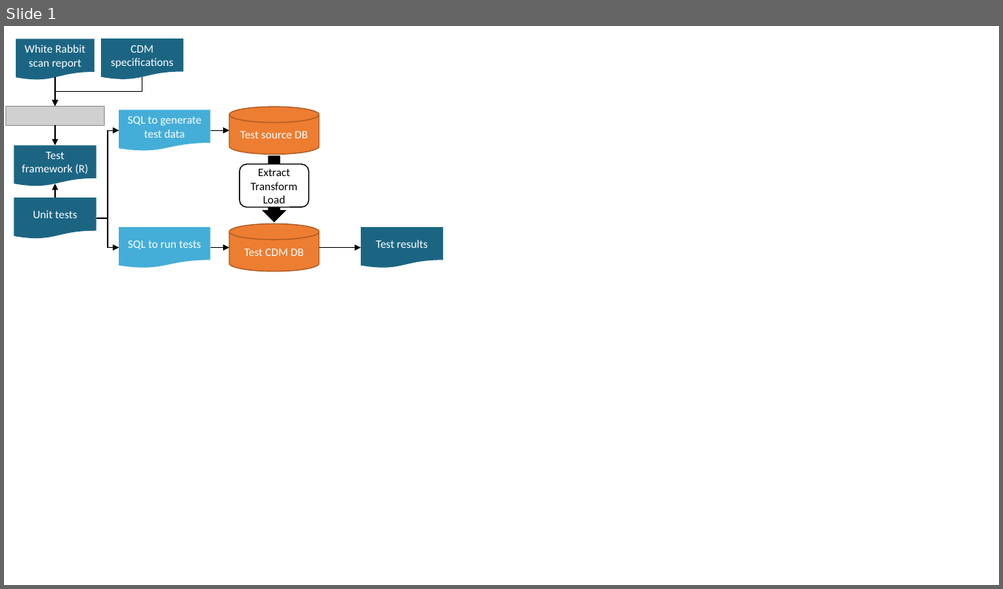
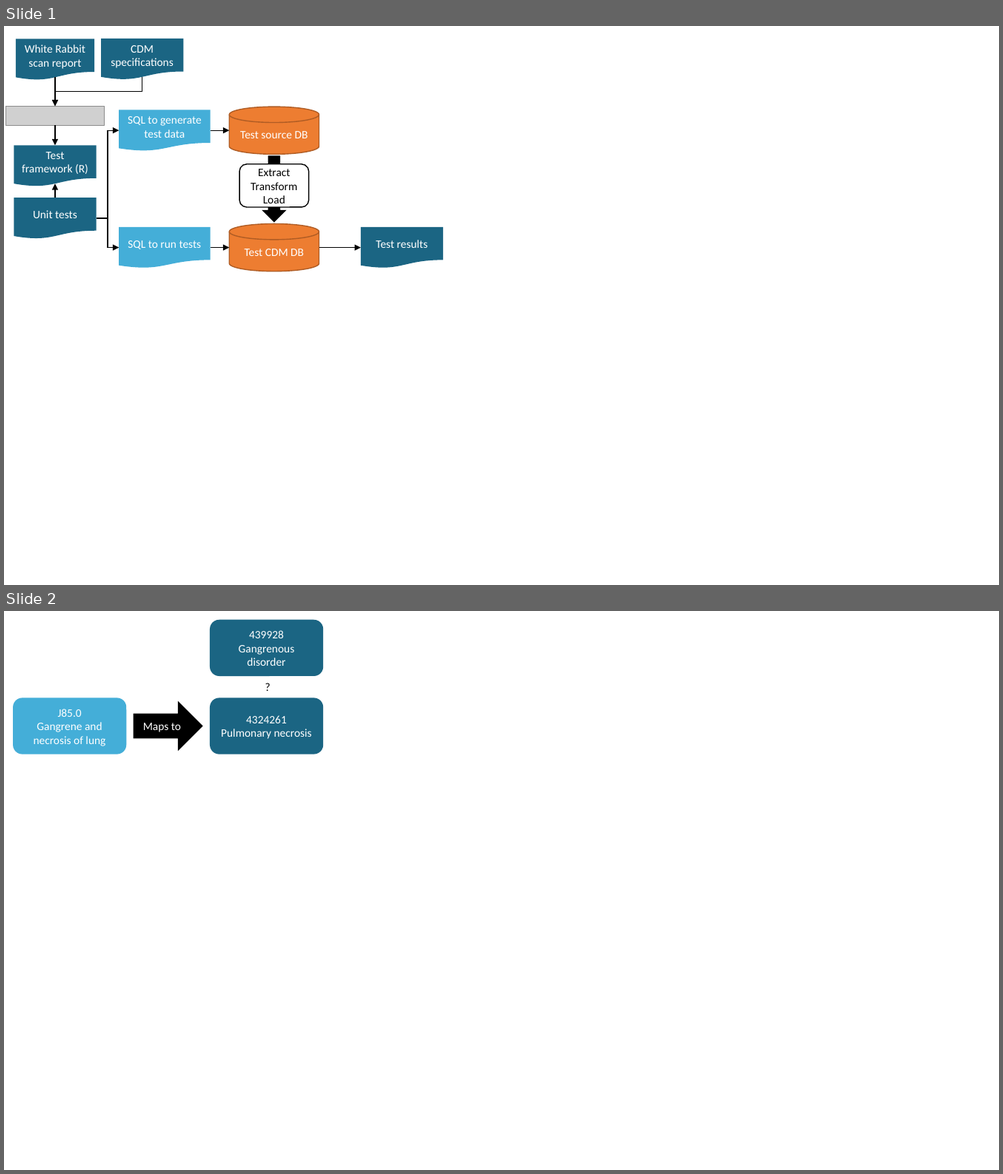
Before and after one commit to OHDSI/TheBookOfOhdsi, a slide deck: extras/FiguresDataQuality.pptx. Shown one above the other, each under a label of ours: slide 1 before the commit, slides 1 and 2 after it. The pictures are 1003x589 and 1003x1174 pixels, drawn with LibreOffice and Linux fonts; fonts in the diff are those of the drawing; grey boxes stand for pictures. Boxes give left, top, right and bottom in pixels: in the first picture for what was removed or moved away, otherwise in the second. Text is boxed around its words. In the diff, an @@ line names an element or a change of style, - is before the commit and + after.

```diff
--- a/extras/FiguresDataQuality.pptx
+++ b/extras/FiguresDataQuality.pptx
@@ slide 2 added at box(4, 611, 999, 1170), background #FFFFFF @@
@@ rounded rectangle added at box(210, 620, 324, 677), fill #1B6583, 11 pt, text #FFFFFF @@
+439928
+Gangrenous disorder
@@ text added at box(258, 677, 274, 698), 11 pt, text #000000 @@
+?
@@ rounded rectangle added at box(13, 698, 126, 755), fill #44AED8, 11 pt, text #FFFFFF @@
+J85.0
+Gangrene and necrosis of lung
@@ rounded rectangle added at box(210, 698, 324, 755), fill #1B6583, 11 pt, text #FFFFFF @@
+4324261
+Pulmonary necrosis
@@ right arrow added at box(134, 702, 202, 750), fill #000000, outline #000000 1 pt, 11 pt, text #FFFFFF @@
+Maps to
```
Also in this commit, not shown: 8 other files.
